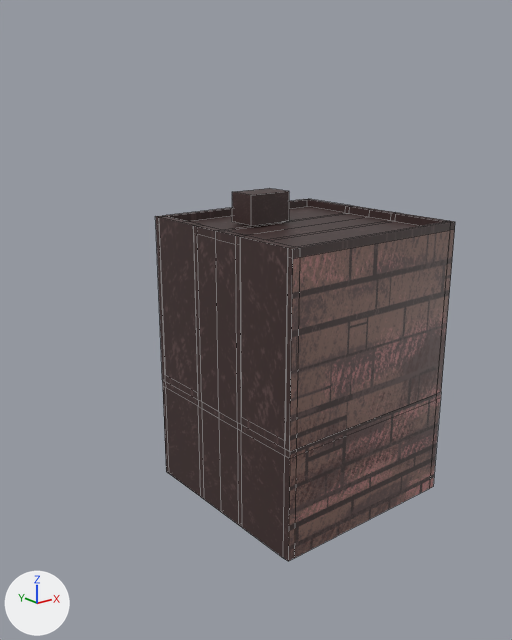
The Blender file assets/blender/building1.blend, before and after one commit.
Rendered twice from a 50 mm camera at (-4.52, -4.95, 2.86) aimed at (-0.58, -0.03, 0.89). Arrows for +X, +Y and +Z are at lower left; the lights stay in place. The older version comes first. Mesh edges are drawn as thin lines.
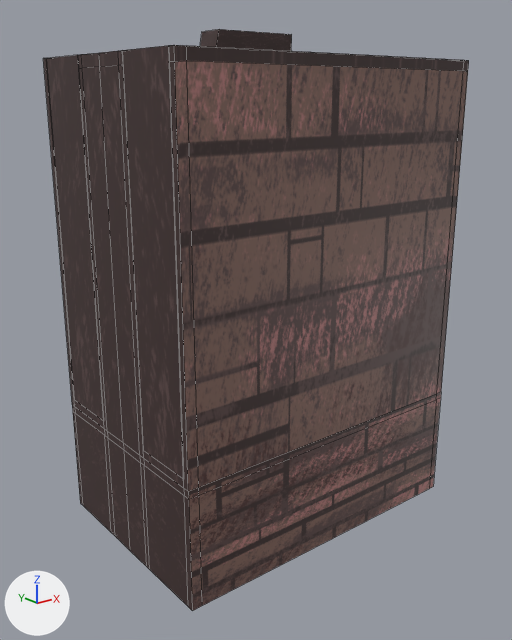
Boxes [x1, y1, x2, y2] around the edits, measured in the pictures (512 x 640 px):
'Cube', reshaped (42% wider, 56% taller): before [155, 188, 455, 561]; after [43, 29, 469, 611]

The edits, one by one:
me_cube is used by ob_cube; location (0.0, 0.0, 1.97); scale (1.0, 1.0, 2.05).
me_cube had 178 vertices, 177 faces and spanned x -1.0..1.07, y -1.0..1.0, z -1.45..0.02.
me_cube now has 178 vertices, 177 faces and spans x -2.0..1.07, y -1.0..1.0, z -1.45..0.7.
me_cube part 1: 124 of 178 vertices moved; they spanned x -1.0..1.0, y -1.0..1.0, z -1.45..0.02 and now span x -2.0..1.0, y -1.0..1.0, z -1.45..0.7; mean shift (-0.65, 0.0, 0.44); largest move (-1.0, 0.34, -0.1) -> (-2.0, 0.34, 0.58).
